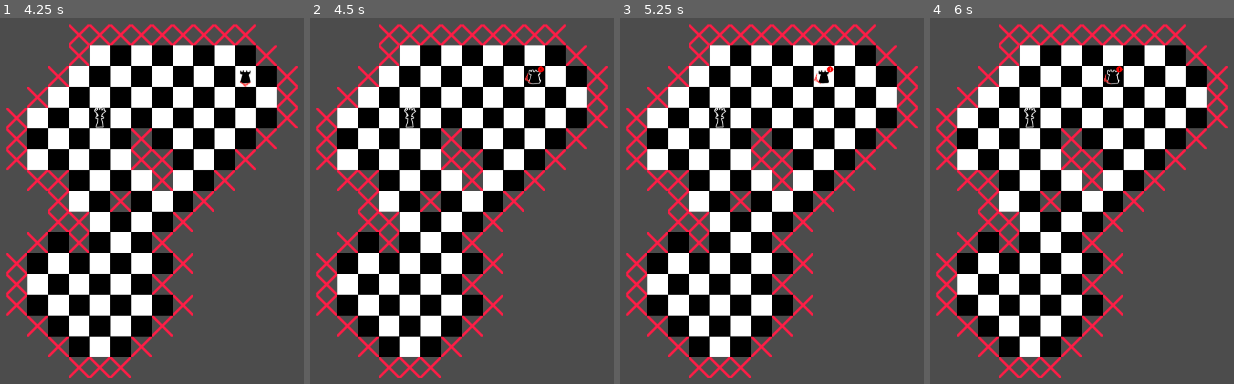
Above: before the commit, frames 1-4 (left to right).
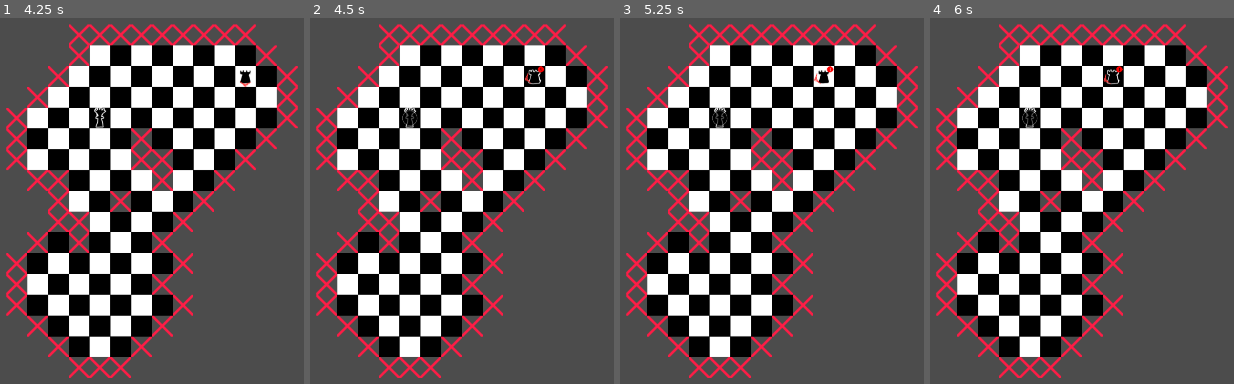
Above: after the commit, the same moments.

Repository: LeBoku/stealth-chess
Game: Godot game, scene res://app/Board.tscn
Two runs of this game, one before a commit and one after it. Both use one fixed random seed, a clock stepped at 60 frames per second and the inputs below.
Inputs (mouse positions are in pixels of both pictures, inside the frame that each line leads up to):
- Up to frame 1 (4.25 s): tap Enter at 0.5, 2, 3.5 s; move the mouse to (outside the picture) at 0.52 s; tap Space (next_turn) at 0.6, 1.25, 1.35, 2.1, 2.75, 2.85, 3.6 s; click (outside the picture) at 0.67 s; move the mouse to (9, 230) at 1.27 s; click (9, 230) at 1.42 s; move the mouse to (249, 109) at 2.02 s; click (249, 109) at 2.17 s; move the mouse to (127, 296) at 2.77 s; click (127, 296) at 2.92 s; move the mouse to (outside the picture) at 3.52 s; click (outside the picture) at 3.67 s
- Up to frame 2 (4.5 s): tap Space (next_turn) at 4.25, 4.35 s; move the mouse to (outside the picture) at 4.27 s; click (outside the picture) at 4.42 s
- Up to frame 3 (5.25 s): move the mouse to (829, 208) at 5.02 s; tap Space (next_turn) at 5.1 s; click (829, 208) at 5.17 s
- Up to frame 4 (6 s): move the mouse to (978, 94) at 5.77 s; tap Space (next_turn) at 5.85 s; click (978, 94) at 5.92 s

Frame 1 is identical in both runs. In frame 2, less than 0.1% of the frame differs, in the area x 30-36%, y 25-30%; in frame 3, less than 0.1%; in frame 4, less than 0.1%.

Commit message:
added move_preview

Diff:
--- a/app/Board.gd
+++ b/app/Board.gd
@@ -3,6 +3,9 @@
 const Util = preload("res://app/Util.gd")
 var square_size = cell_size.x
 
+func place_element(element: Node2D, cell:Vector2):
+	element.position = convert_to_position(cell)
+	add_child(element)
 
 func get_cell_content(position):
 	var content_type = Util.CellContent.Empty
@@ -19,17 +22,17 @@
 
 func get_cell_piece(position):
 	for piece in get_all_pieces():
-		if position == piece.get_board_position():
+		if position == piece.get_cell():
 			return piece
 
 func get_all_pieces():
 	return get_tree().get_nodes_in_group("Piece")
 
-func convert_to_position(board_position):
-	return Vector2(board_position.x * square_size + square_size/2, board_position.y * square_size + square_size/2)
+func convert_to_position(cell):
+	return Vector2(cell.x * square_size + square_size/2, cell.y * square_size + square_size/2)
 
-func convert_to_board_position(position):
+func convert_to_cell(position):
 	return Vector2(floor(position.x / square_size), floor(position.y / square_size))
 
-func is_same_board_position(a, b):
-	return convert_to_board_position(a) == convert_to_board_position(b)
+func is_same_cell(a, b):
+	return convert_to_cell(a) == convert_to_cell(b)
--- a/app/Board.tscn
+++ b/app/Board.tscn
@@ -55,7 +55,6 @@
 type = 1
 
 [node name="E_Rook" parent="Board/E_Rook2" instance=ExtResource( 8 )]
-editor/display_folded = true
 
 [node name="RookPatrol" type="Path2D" parent="Board/E_Rook2/E_Rook"]
 position = Vector2( -225, 25 )
--- a/app/enemies/Enemy.gd
+++ b/app/enemies/Enemy.gd
@@ -7,7 +7,6 @@
 onready var attention_state_indicator = $AttentionState
 
 onready var pathfinder = get_node("/root/Pathfinder")
-
 
 var attention_state = Util.AttentionStates.None setget set_attention_state
 
--- a/app/highlight/Highlight.gd
+++ b/app/highlight/Highlight.gd
@@ -9,5 +9,5 @@
 	add_to_group("Highlight")
 
 func _input(event):
-	if event is InputEventMouseButton and not event.pressed and board.is_same_board_position(self.position, get_global_mouse_position()):
+	if event is InputEventMouseButton and not event.pressed and board.is_same_cell(self.position, get_global_mouse_position()):
 		emit_signal("highlight_selected", self)
--- a/app/highlight/HighlightManager.gd
+++ b/app/highlight/HighlightManager.gd
@@ -7,10 +7,8 @@
 
 func add_highlight(cell: Vector2, type = "Undefined"):
 	var h = Highlight.instance();
-	h.position = board.convert_to_position(cell)
 	h.add_to_group(type)
-
-	board.add_child(h)
+	board.place_element(h, cell)
 	return h
 
 func clear_highlights(type = "Undefined"):
--- /dev/null
+++ b/app/pieces/PathPreviewManager.gd
@@ -0,0 +1,23 @@
+extends Node
+
+var preview_sprite = preload("res://assets/path_preview.png")
+
+onready var manager = get_node("/root/Manager")
+onready var board = manager.get_board()
+
+var active_preview: Sprite
+
+func show_preview(path):
+	clear_preview()
+
+	if len(path) > 0:
+		active_preview = Sprite.new();
+		active_preview.texture = preview_sprite
+		board.place_element(active_preview, path[-1])
+
+func clear_preview():
+	if active_preview != null:
+		active_preview.queue_free()
+
+func _on_Piece_on_eaten():
+	clear_preview()
--- a/app/pieces/Piece.gd
+++ b/app/pieces/Piece.gd
@@ -14,6 +14,7 @@
 onready var movesets = get_node("/root/Movesets")
 onready var pathfinder = get_node("/root/Pathfinder")
 onready var display = $Display
+onready var pathPreviewManager = $PathPreviewManager
 
 onready var board = manager.get_board()
 
@@ -49,11 +50,13 @@
 		emit_signal("on_deselected" , self)
 
 func set_planned_path_to(goal):
-	var goal_position = board.convert_to_board_position(goal)
-	planned_path = pathfinder.get_shortest_path(get_board_position(), goal_position, type)
+	var goal_position = board.convert_to_cell(goal)
+	planned_path = pathfinder.get_shortest_path(get_cell(), goal_position, type)
 
 	if planned_path == null:
 		planned_path = []
+
+	pathPreviewManager.show_preview(planned_path)
 
 func move_to(position):
 	var cell_content = board.get_cell_content(position)
@@ -68,10 +71,10 @@
 	queue_free()
 
 func get_possible_moves():
-	return movesets.get_moves(type, get_board_position(), board)
+	return movesets.get_moves(type, get_cell(), board)
 
-func get_board_position():
-	return board.convert_to_board_position(self.global_position);
+func get_cell():
+	return board.convert_to_cell(self.global_position);
 
 func is_over_piece(position):
-	return get_board_position() == board.convert_to_board_position(position)
+	return get_cell() == board.convert_to_cell(position)
--- a/app/pieces/Piece.tscn
+++ b/app/pieces/Piece.tscn
@@ -1,8 +1,9 @@
-[gd_scene load_steps=5 format=2]
+[gd_scene load_steps=6 format=2]
 
 [ext_resource path="res://app/pieces/Piece.gd" type="Script" id=1]
 [ext_resource path="res://assets/pawn.png" type="Texture" id=2]
 [ext_resource path="res://app/pieces/EditorTool.gd" type="Script" id=3]
+[ext_resource path="res://app/pieces/PathPreviewManager.gd" type="Script" id=4]
 
 [sub_resource type="CanvasItemMaterial" id=1]
 
@@ -15,3 +16,7 @@
 
 [node name="EditorTool" type="Node" parent="."]
 script = ExtResource( 3 )
+
+[node name="PathPreviewManager" type="Node" parent="."]
+script = ExtResource( 4 )
+[connection signal="on_eaten" from="." to="PathPreviewManager" method="_on_Piece_on_eaten"]
Binary file changed: assets/attention_suspicious.png
Binary file added: assets/direction.png
Not shown, added: assets/direction.png.import
Binary file added: assets/path_preview.png
Not shown, added: assets/path_preview.png.import
